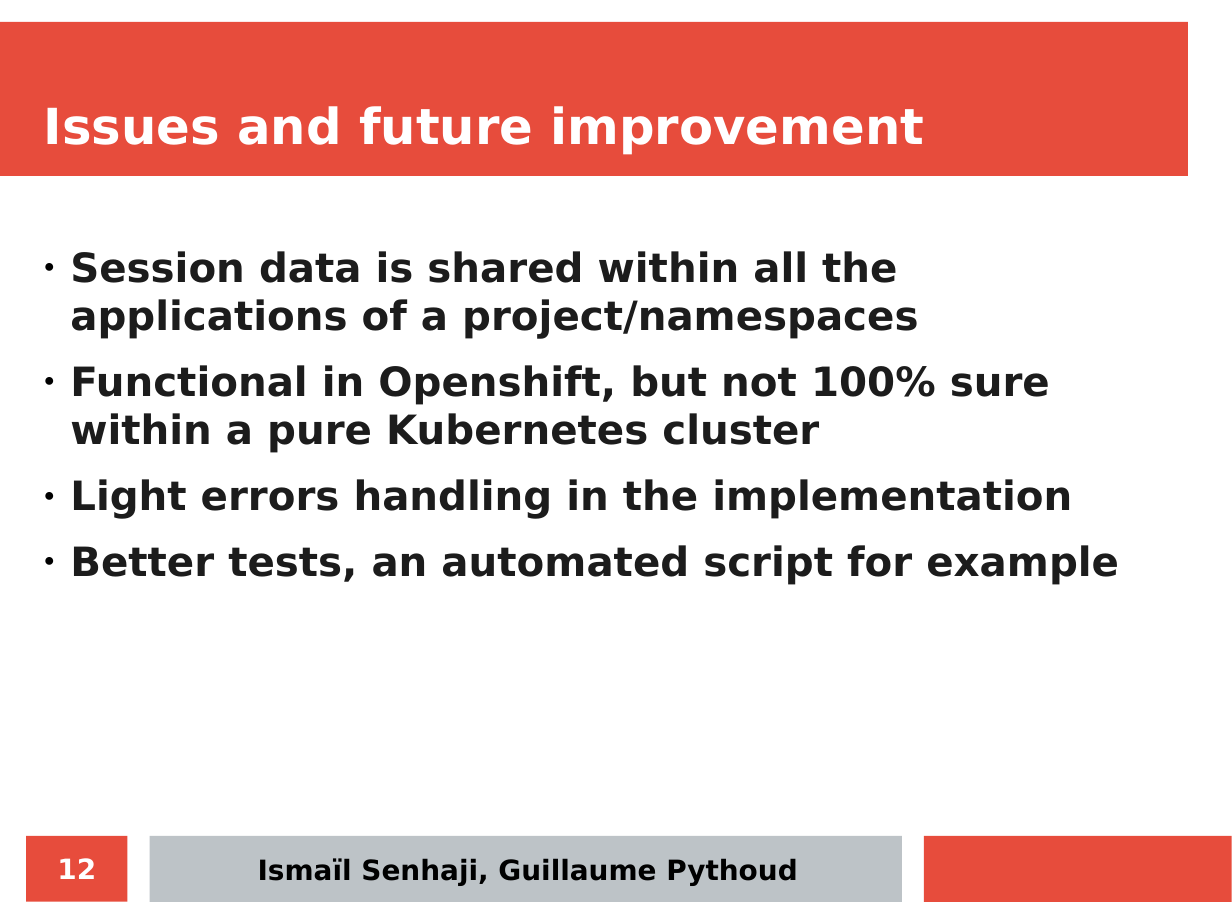
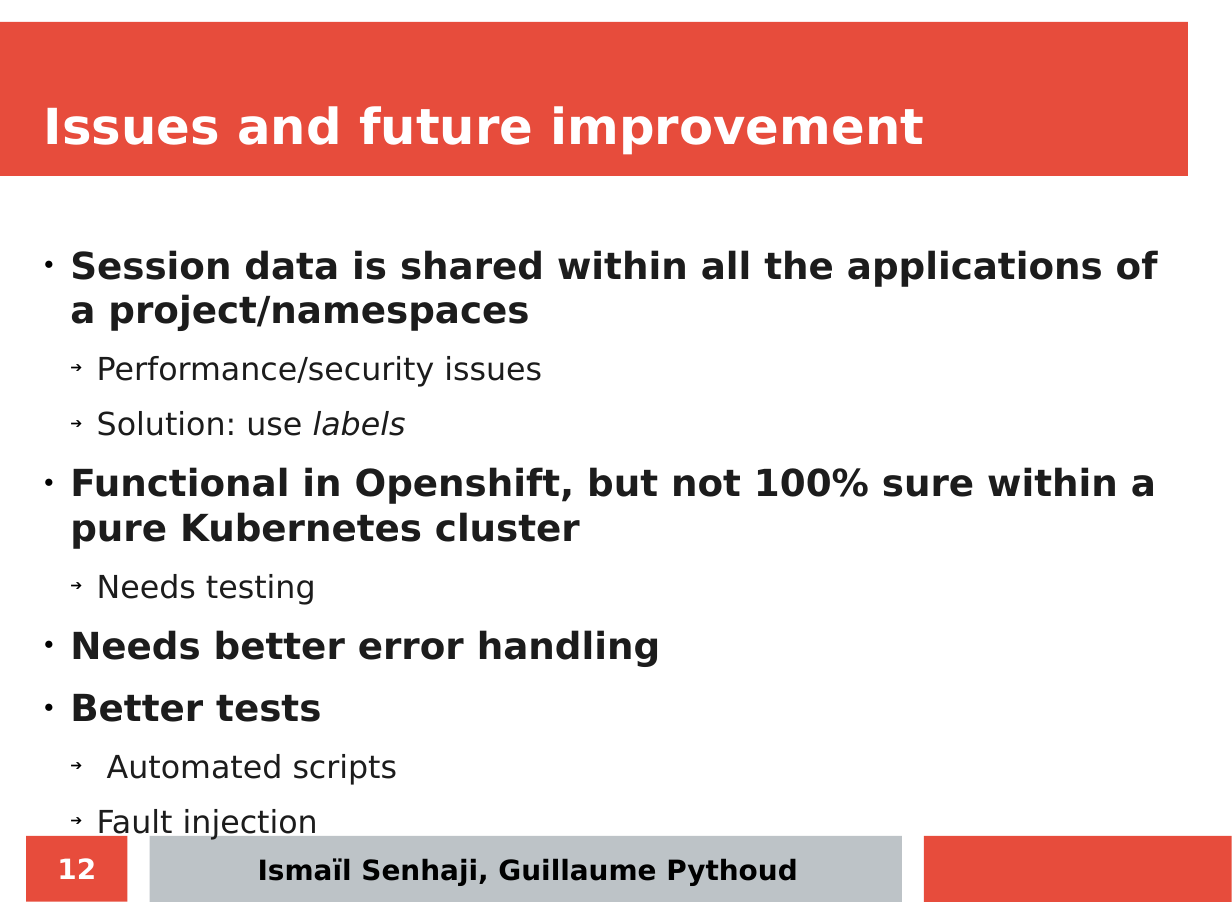
Before and after one commit to iSma/tomcat-in-the-cloud, a slide deck: slide 12 of docs/final-presentation/final_presentation.odp. Drawn at 1232x924 pixels with LibreOffice and Linux fonts; fonts in the diff are those of the drawing. Boxes give left, top, right and bottom in pixels: in the first picture for what was removed or moved away, otherwise in the second. Text is boxed around its words. In the diff, an @@ line names an element or a change of style, - is before the commit and + after.

```diff
--- a/docs/final-presentation/final_presentation.odp
+++ b/docs/final-presentation/final_presentation.odp
@@ text at (70, 250, 1158, 549): size 26 to 24.1 pt in "Session data is shared within all the ...", "Functional in Openshift, but not 100% sure ..." @@
@@ text at (97, 356, 542, 436): paragraphs added @@
+  ➔ Performance/security issues
+  ➔ Solution: use labels
@@ text at (70, 574, 660, 785): text changed; size 26 to 20.4 pt; bold off @@
-● Light errors handling in the implementation
-● Better tests, an automated script for example
+  ➔ Needs testing
+● Needs better error handling
+● Better tests
+  ➔ Automated scripts
+  ➔ Fault injection
```
Also in this commit, not shown: 5 other slides changed.
